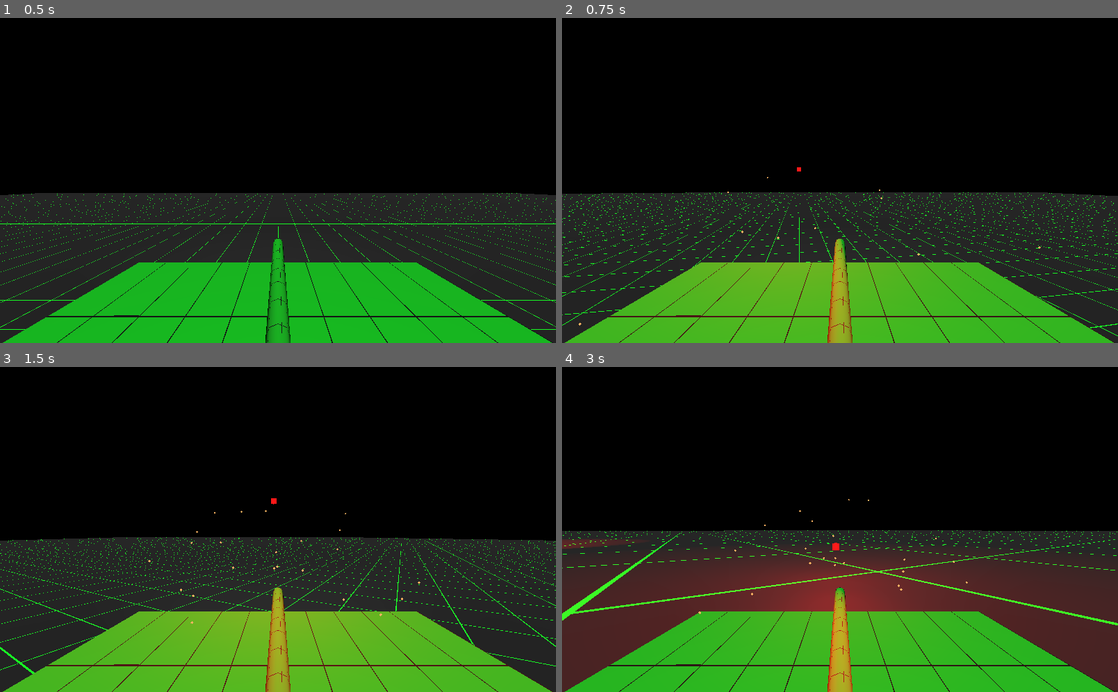
Above: before the commit, frames 1-4 (two rows, left to right).
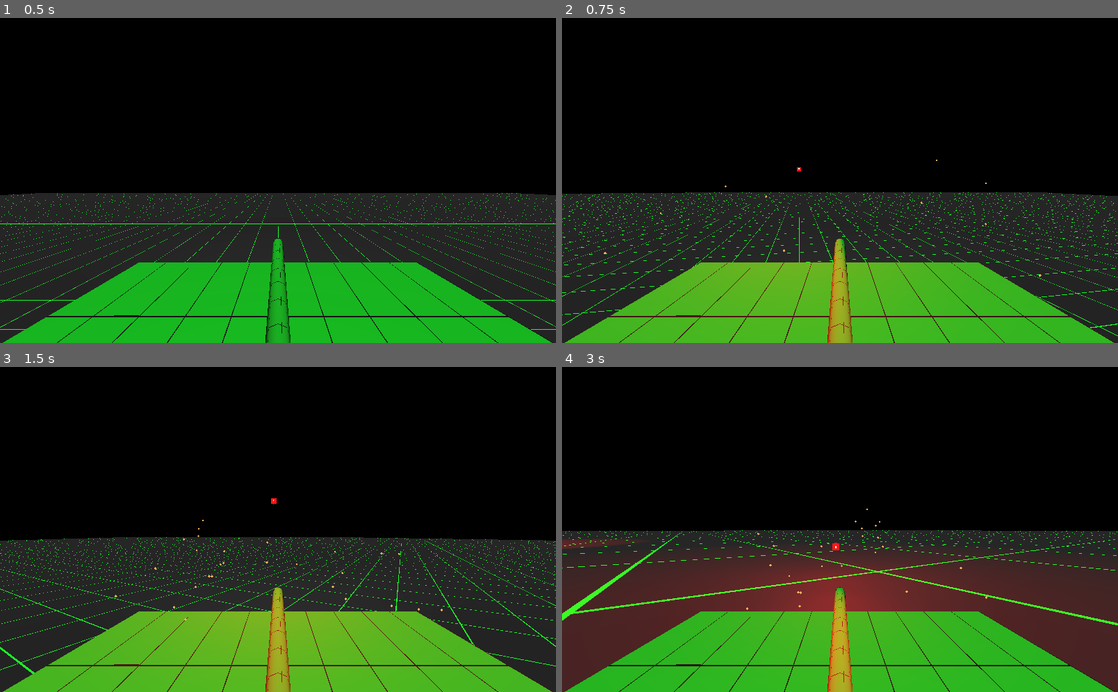
Above: after the commit, the same moments.

Repository: Kromey/spectre
Game: Godot game, scene res://Main.tscn
Two runs of this game, one before a commit and one after it. Both use one fixed random seed, a clock stepped at 60 frames per second and the inputs below.
Inputs:
- Up to frame 1 (0.5 s): no input
- Up to frame 2 (0.75 s): hold D (movement_right) from 0.53 s (still down); hold Space (action_shoot) from 0.53 s (still down)
- Up to frame 3 (1.5 s): release D (movement_right) at 1.28 s; release Space (action_shoot) at 1.28 s; hold S (movement_backward) from 1.28 s (still down); tap Space (action_shoot) at 1.35 s
- Up to frame 4 (3 s): release S (movement_backward) at 2.03 s; hold D (movement_right) 2.03-2.78 s; hold Space (action_shoot) 2.03-2.78 s; hold W (movement_forward) from 2.78 s (still down); tap Space (action_shoot) at 2.85 s

Frame 1 is identical in both runs. In frame 2, less than 0.1% of the frame differs, in the area x 3-87%, y 43-95%; in frame 3, less than 0.1%, in the area x 20-80%, y 40-80%; in frame 4, less than 0.1%.

Commit message:
Add trail to bullets

Diff:
--- a/tanks/Bullet.tscn
+++ b/tanks/Bullet.tscn
@@ -11,6 +11,15 @@
 [sub_resource type="PrismMesh" id=3]
 material = SubResource( 2 )
 size = Vector3( 0.05, 0.05, 0.05 )
+
+[sub_resource type="ParticlesMaterial" id=4]
+
+[sub_resource type="SpatialMaterial" id=5]
+flags_do_not_receive_shadows = true
+
+[sub_resource type="CubeMesh" id=6]
+material = SubResource( 5 )
+size = Vector3( 0.01, 0, 0.01 )
 
 [node name="Bullet" type="Spatial"]
 script = ExtResource( 1 )
@@ -32,3 +41,9 @@
 light_specular = 1.0
 light_bake_mode = 0
 omni_attenuation = 0.406126
+
+[node name="Particles" type="Particles" parent="."]
+transform = Transform( 1, 0, 0, 0, -4.37114e-08, 1, 0, -1, -4.37114e-08, 0, 0, 0.0298633 )
+lifetime = 0.5
+process_material = SubResource( 4 )
+draw_pass_1 = SubResource( 6 )
Not shown: 1 places in tanks/Bullet.tscn that only renumber resources
